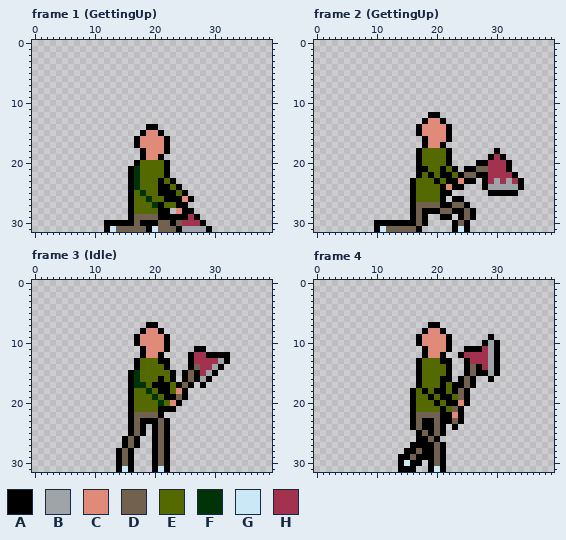
Two states of a pixel-art file, Enemies/Thug/Thug.aseprite. Above is the file before it was changed.
40x32 pixels, 14 frames. Shown: frame 1 (GettingUp), frame 2 (GettingUp), frame 3 (Idle), frame 4. The commit also changed other frames, which this record leaves out.
Visible layers, top first: "Arms", "Axe", "Torso", "Legs", "Outline".
Palette (. is transparent): A #000000  B #9ea4a7  C #e08b79  D #736150  E #546a00  F #003308  G #cbe8f7  H #a2324e
Pixels before, frame 1 (GettingUp), first column x 12:
14 .......AA.........
15 ......ACCA........
16 .....ACCCCA.......
17 .....ACCCCA.......
18 ......ACCCA.......
19 ......ACCA........
20 .....AEEEEA.......
21 ....AFEEEEA.......
22 ....AFEEEEA.......
23 ....AFEEEAEA......
24 ....AFEEEAAEA.....
25 ....AEFEEAAAEA....
26 ....AEEFEEAAACA...
27 ....AEEEFAEEAA....
28 ....AEEEEAA.CAA...
29 ....ADDDDAAAAAHA..
30 AAAAADAAADDADHHHA.
31 AGDDDDDAGDDDABBBBA
Pixels before, frame 2 (GettingUp), first column x 10:
12 .........AA..............
13 ........ACCA.............
14 .......ACCCCA............
15 .......ACCCCA............
16 ........ACCCA............
17 ........ACCA.............
18 .......AEEEEA.......A....
19 .......AEEEEA......AHA...
20 .......AEEEEA....AAHHHA..
21 .......AAEEAEA.AADDHHHA..
22 .......AEAEAAEADDAAHHHHA.
23 ......AEEEAEAACAA.AHBHBHA
24 ......AEEEEACAA...ABBBBBA
25 ......AEEEEAA......AAAAA.
26 ......AEEEEA.AA..........
27 ......ADDDDAADDA.........
28 ......ADAAADDAADA........
29 ......ADA..AA.ADA........
30 AAAAAAADA....ADA.........
31 AGDDDDDA.....AGA.........
Pixels before, frame 3 (Idle), first column x 14:
 7 .....AA............
 8 ....ACCA...........
 9 ...ACCCCA..........
10 ...ACCCCA..........
11 ....ACCCA....AA....
12 ....ACCA....AHHAAAA
13 ...AEEEAA...AHHHHBA
14 ...AEEEEA...ADHHBA.
15 ..AFEEEEEA.ADAHBA..
16 ..AFEEEAEA.ADABA...
17 ..AFFEAAAEADA.A....
18 ..AEEFEAAECA.......
19 ..AEEEFEAADA.......
20 ..AEEEEFECA........
21 ..AEEEEAAA.........
22 ..ADDDDA...........
23 ..ADAAADA..........
24 ..ADA.ADA..........
25 ..ADA.ADA..........
26 .ADA..ADA..........
27 .ADA..ADA..........
28 ADA...ADA..........
29 ADA...ADA..........
30 ADA...ADA..........
31 AGA...AGA..........
Pixels before, frame 4, first column x 14:
 7 .....AA..........
 8 ....ACCA.........
 9 ...ACCCCA......A.
10 ...ACCCCA.....ABA
11 ....ACCCA..AAAHBA
12 ....ACCA..AHHHHBA
13 ...AEEEAA..AHHHBA
14 ...AEEEEA..ADAHBA
15 ...AEEEEA..ADAABA
16 ...AEEEAA.ADA..A.
17 ...AEEEAEAADA....
18 ..AEAEAAEADA.....
19 ..AEEAEAAEDA.....
20 ..AEEEAEAACA.....
21 ..AEEEEAEDA......
22 ..ADDDDAACA......
23 ..ADAADAADA......
24 ..ADAADA.A.......
25 ...ADADA.........
26 ...AADA..........
27 ..AAAADA.........
28 .AADAADA.........
29 AADAAADA.........
30 AGAA.ADA.........
31 AAA..AGA.........
New version:
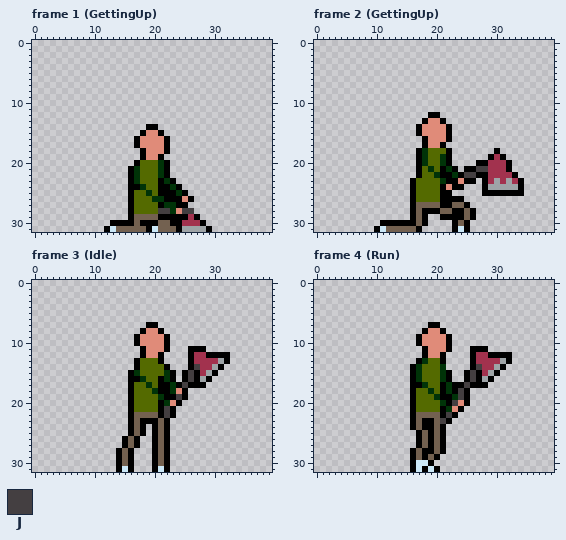
Colours new in this view: J #443f41
Log entry: Finished more thug improvments
What changed:
layer "BackArm" added
Changed rows in their new state; - is an unchanged pixel.
Frame 1 (GettingUp):
first column x 12:
20 ---------F-----
21 ---------F-----
22 ---------F-----
23 ----------F----
24 -----AF----F---
25 ------EF----F--
26 -------EFF-----
27 --------E-FF---
28 ---------JJF-JJ
30 .-----------A--
Frame 2 (GettingUp), layers "Arms", "Legs", "Outline":
first column x 10:
18 --------F----------------
19 --------F--F-------------
20 --------F--F-------------
21 --------EF--F----JJ------
22 ---------EF--F-JJ--------
23 ----------EF-------------
25 ------------------A-----A
26 ------------A------------
29 -------------A-----------
30 .------------------------
Frame 3 (Idle):
first column x 17:
11 ---------A-
13 -----.-----
14 ----------J
15 -----F---J-
16 AF---F---J-
17 EEFE--F-J-A
18 --EF--F----
19 ---EF--J---
20 ----AF-----
21 -----J-----
22 -----JA----
Frame 4 (Run):
first column x 14:
 9 ---------------.---
10 --------------...--
11 -----------.--A..--
12 ----------..A--A-AA
13 ----F---.--.A--HHBA
14 --AF---F.--.AJ-HBA-
15 --AF---F----J-H----
16 --AF---F--.AJAB----
17 --A-F---F--J-AA----
18 ----EFE-F-J--------
19 -----EF--FJ--------
20 ------EF-J---------
21 --------FC---------
22 --------JA.--------
23 -------J-..--------
24 ---------.---------
26 ----DADA-----------
27 --.-D--------------
28 -.-----------------
29 ..AD-DA.-----------
30 ..-GG-..-----------
31 ..-GAGA.-----------
